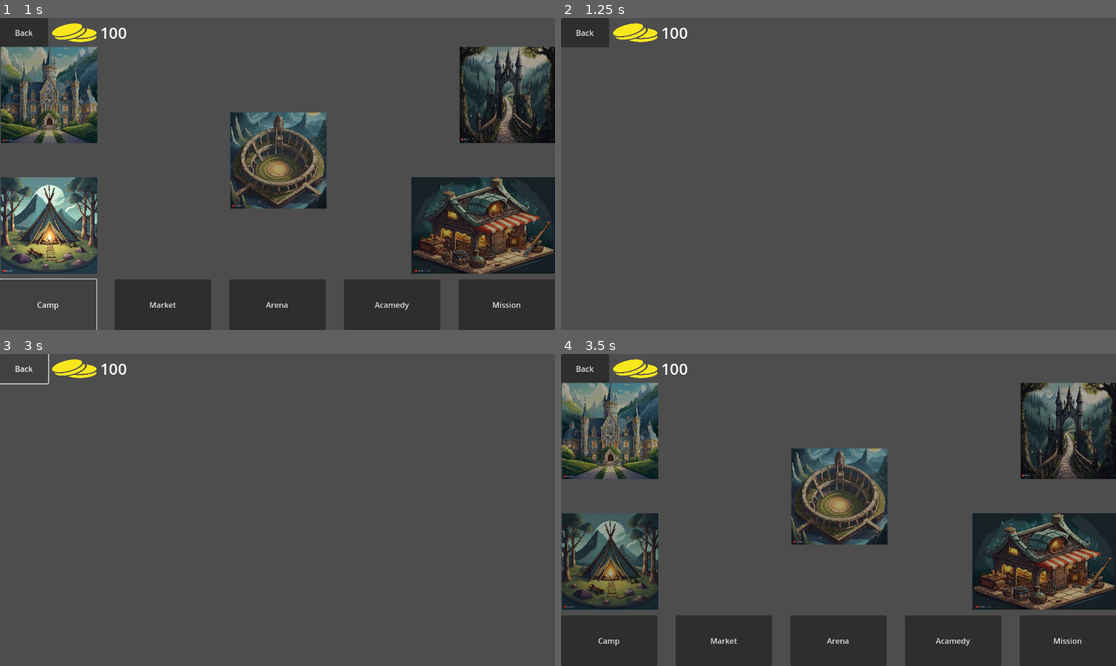
Above: before the commit, frames 1-4 (two rows, left to right).
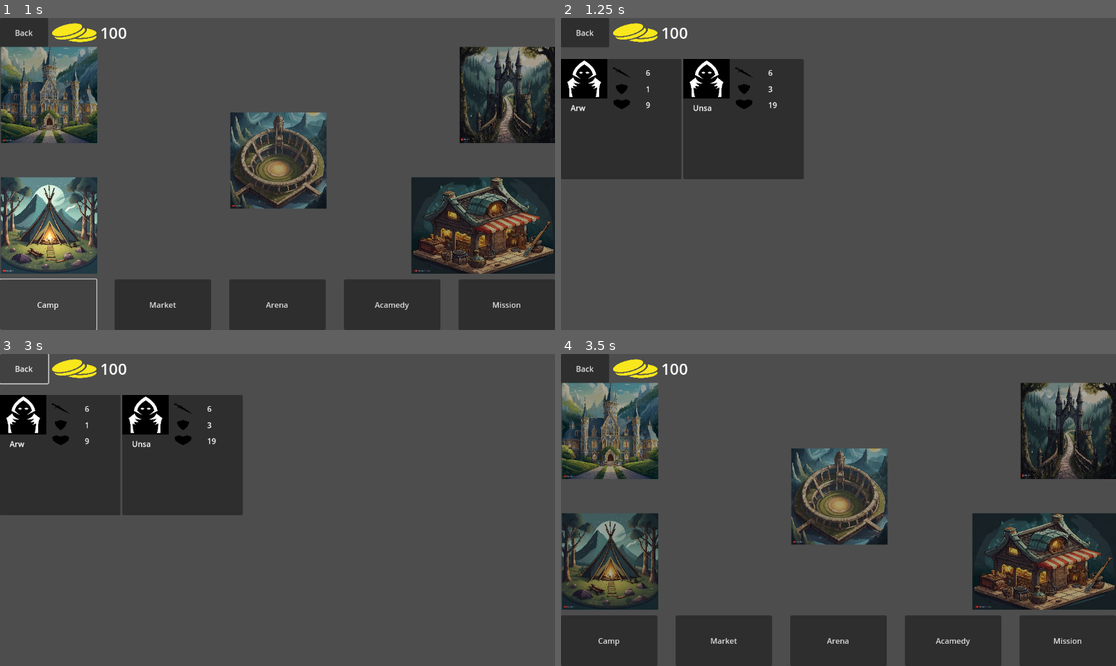
Above: after the commit, the same moments.

Repository: ualisars/ManagementPrototype
Game: Godot game, scene res://Interface/player_interface.tscn
The game is run twice, just before and just after one commit, with the same random seed, the same clock (stepped at 60 frames per second) and the same inputs.
Inputs (mouse positions are in pixels of both pictures, inside the frame that each line leads up to):
- Up to frame 1 (1 s): click "Camp" at 0.5 s
- Up to frame 2 (1.25 s): no input
- Up to frame 3 (3 s): move the mouse to (399, 494) at 1.27 s; press the mouse at (399, 494) at 1.28 s; tap Enter at 2 s; move the mouse to (166, 525) at 2.02 s; release the mouse at (166, 525) at 2.03 s; click (166, 525) at 2.1 s; click "Back" at 2.75 s
- Up to frame 4 (3.5 s): no input

Frame 1 is identical in both runs. In frame 2, 17% of the frame differs, in the area x 0-44%, y 13-52%; in frame 3, 17%; in frame 4, nothing differs.

Commit message:
add unit to player party

Diff:
--- a/Interface/character_info.gd
+++ b/Interface/character_info.gd
@@ -83,13 +83,13 @@
 	label.position.y = position_y
 
 func init_layout() -> void:
-	add_image(attack_image, attack_texture_path, 56, 23, 106, 17)
+	add_image(attack_image, attack_texture_path, 40, 23, 106, 17)
 	add_label(attack_value, 68, 23, 176, 17)
 
-	add_image(defense_image, defense_texture_path, 56, 23, 106, 51)
+	add_image(defense_image, defense_texture_path, 40, 23, 106, 51)
 	add_label(defense_value, 68, 23, 176, 51)
 
-	add_image(health_image, health_texture_path, 56, 23, 106, 83)
+	add_image(health_image, health_texture_path, 40, 23, 106, 83)
 	add_label(health_value, 68, 23, 176, 84)
 
 	add_image(cost_image, cost_texture_path, 40, 40, 96, 140)
@@ -102,8 +102,13 @@
 	add_button(hire_button)
 
 
-func _init() -> void:
+func init(is_hirable: bool = true) -> void:
 	init_layout()
+
+	if not is_hirable:
+		hire_button.visible = false
+		cost_image.visible = false
+		cost_value.visible = false
 
 	add_child(attack_image)
 	add_child(attack_value)
@@ -121,13 +126,10 @@
 	add_child(character_image)
 	add_child(hire_button)
 
-func init_characteristics(character_characteristics: Node, show_hire_button: bool = true) -> void:
+func init_characteristics(character_characteristics: Node) -> void:
 	characteristics = character_characteristics
 	attack_value.text = str(character_characteristics.attack)
 	defense_value.text = str(character_characteristics.defense)
 	health_value.text = str(character_characteristics.health)
 	character_name.text = str(character_characteristics.character_name)
 	cost_value.text = str(character_characteristics.cost)
-
-	if not show_hire_button:
-		hire_button.visible = false
--- a/Player.gd
+++ b/Player.gd
@@ -1,10 +1,16 @@
 extends Node
+
+var CharacterCharacteristics: PackedScene = preload("res://Characters/character_characteristics.tscn")
 
 var gold: int = 100
 
 var party: Array = []
 
 func _ready() -> void:
+	for i in range(2):
+		var characteristics = CharacterCharacteristics.instantiate()
+		party.append(characteristics)
+
 	Messenger.connect("UNIT_HIRED", on_character_hired)
 
 func on_character_hired(character_characteristics: Node):
--- a/Scenes/academy_scene.gd
+++ b/Scenes/academy_scene.gd
@@ -10,6 +10,7 @@
 		var characteristics = CharacterCharacteristics.instantiate()
 		var character_info = CharacterInfoClass.instantiate()
 
+		character_info.init()
 		character_info.init_characteristics(characteristics)
 
 		grid_container.add_child(character_info)
--- a/Scenes/camp_scene.gd
+++ b/Scenes/camp_scene.gd
@@ -4,10 +4,11 @@
 
 @onready var grid_container: GridContainer = $ScrollContainer/GridContainer
 
-# Called when the node enters the scene tree for the first time.
 func _ready() -> void:
 	for character in Player.party:
 		var character_info = CharacterInfoClass.instantiate()
-		character_info.init_characteristics(character, false)
+
+		character_info.init(false)
+		character_info.init_characteristics(character)
 
 		grid_container.add_child(character_info)
